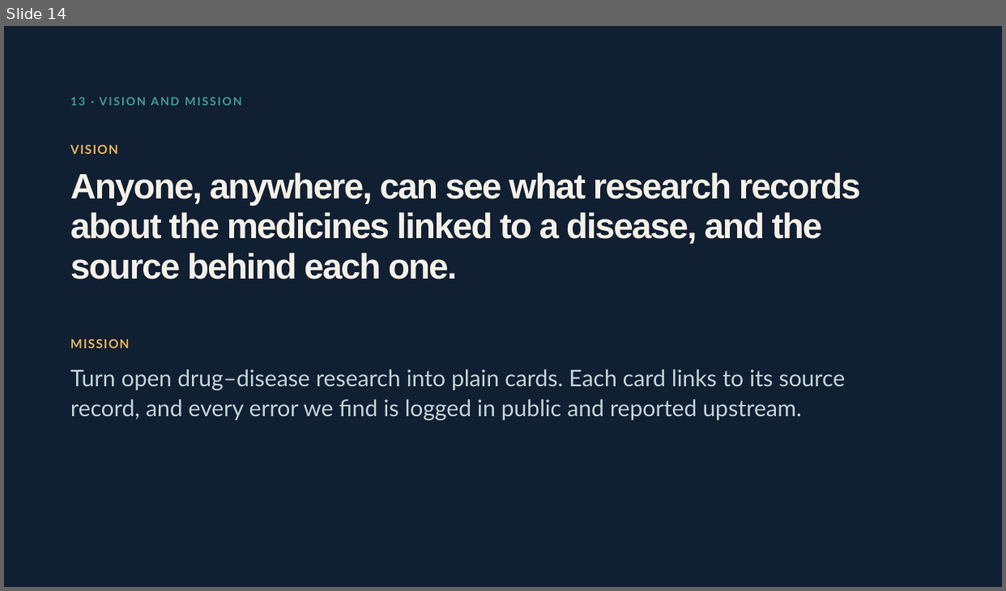
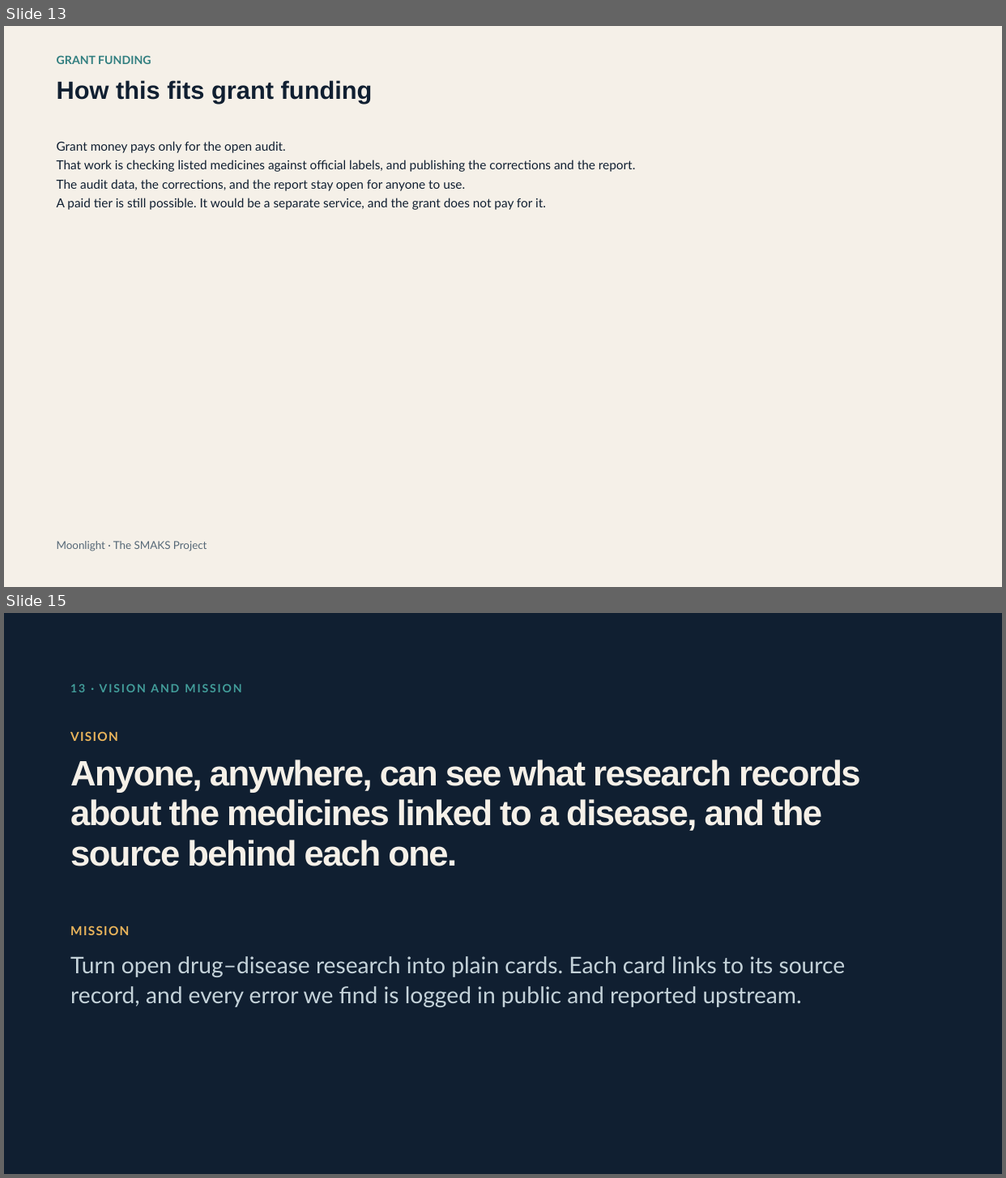
Before and after one commit to Moonlight-Clues/moonlight, a slide deck: docs/pitch/moonlight-deck-funders-19nov.pptx. Shown one above the other, each under a label of ours: slide 14 before the commit, slides 13 and 15 after it; the slides between them are not shown. The pictures are 1006x591 and 1006x1178 pixels, drawn with LibreOffice and Linux fonts; fonts in the diff are those of the drawing. Boxes give left, top, right and bottom in pixels: in the first picture for what was removed or moved away, otherwise in the second. Text is boxed around its words. In the diff, an @@ line names an element or a change of style, - is before the commit and + after.

```diff
--- a/docs/pitch/moonlight-deck-funders-19nov.pptx
+++ b/docs/pitch/moonlight-deck-funders-19nov.pptx
@@ slide 13 added at bbox=[4, 26, 1002, 587], background #F5F0E8 @@
@@ text added at bbox=[57, 55, 151, 64], 11 pt, text #327F80, bold @@
+GRANT FUNDING
@@ text added at bbox=[57, 80, 373, 103], 24 pt, text #101F31, bold @@
+How this fits grant funding
@@ text added at bbox=[57, 141, 635, 210], 12 pt, text #101F31 @@
+Grant money pays only for the open audit.
+That work is checking listed medicines against official labels, and publishing the corrections and the report.
+The audit data, the corrections, and the report stay open for anyone to use.
+A paid tier is still possible. It would be a separate service, and the grant does not pay for it.
@@ text added at bbox=[57, 541, 207, 552], 10.5 pt, text #566877 @@
+Moonlight · The SMAKS Project
@@ what was slide 14 is now slide 15 @@
```
Also in this commit, not shown: 9 slides changed, 1 other slide added, 1 slide removed, 1 other file.
